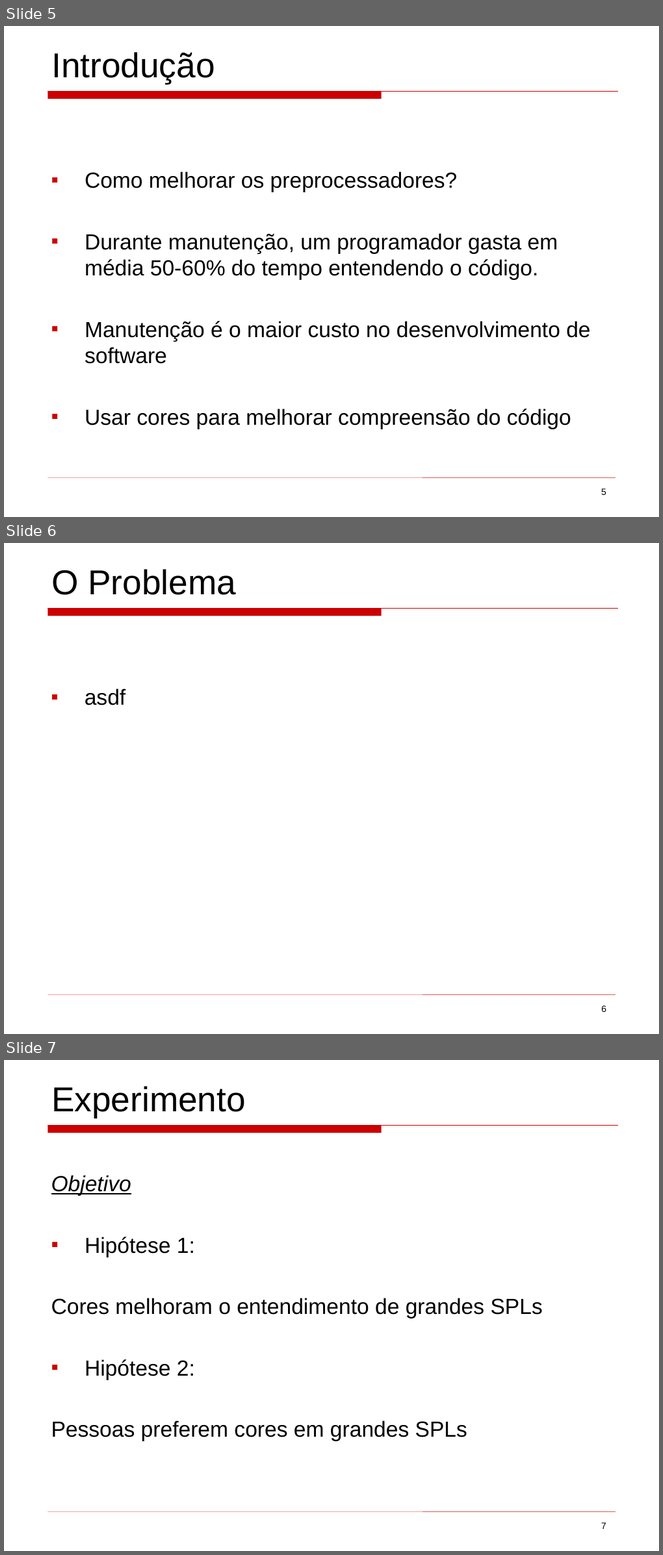
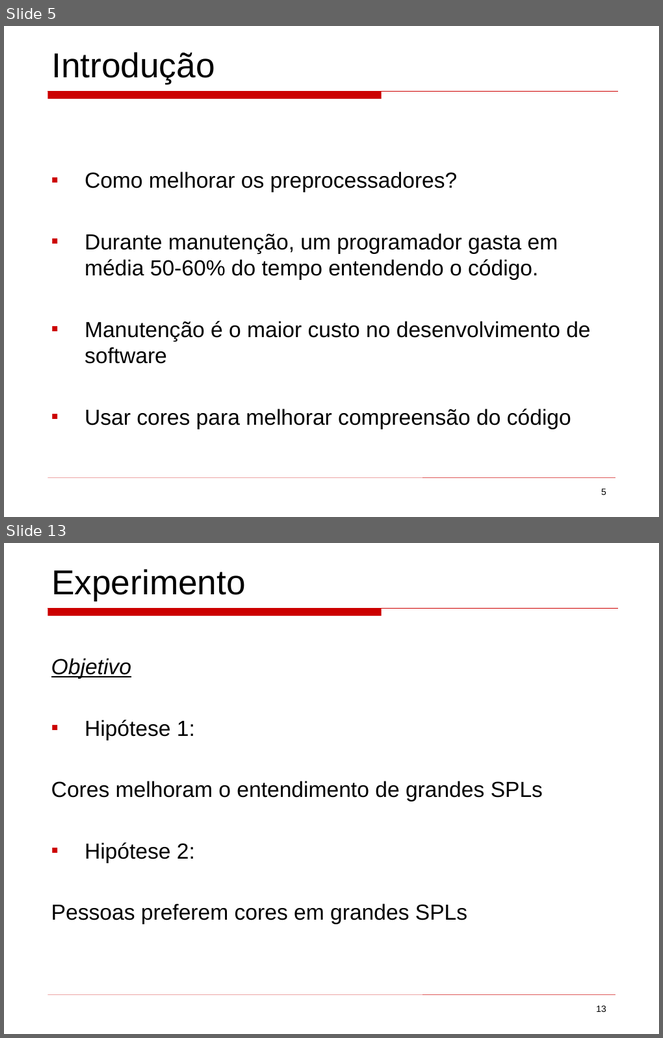
Before and after one commit to mateus51/TPs, a slide deck: ArqSoft/Seminários/background_colors_program_comprehension.ppt. Shown one above the other, each under a label of ours: slides 5, 6 and 7 before the commit, slides 5 and 13 after it; the slides between them are not shown. The pictures are 663x1555 and 663x1038 pixels, drawn with LibreOffice and Linux fonts; fonts in the diff are those of the drawing. Boxes give left, top, right and bottom in pixels: in the first picture for what was removed or moved away, otherwise in the second. Text is boxed around its words. In the diff, an @@ line names an element or a change of style, - is before the commit and + after.

```diff
--- a/ArqSoft/Seminários/background_colors_program_comprehension.ppt
+++ b/ArqSoft/Seminários/background_colors_program_comprehension.ppt
@@ slide 6 removed at [4, 543, 659, 1034], background #FFFFFF; not listed: 2 template elements that a slide beside it also shows @@
@@ text removed at [51, 569, 236, 595] @@
-O Problema
@@ text removed at [85, 689, 126, 705] @@
-▪ asdf
@@ page number removed at [601, 1006, 607, 1012] @@
-6
@@ what was slide 7 is now slide 13 @@
@@ page number at [596, 1006, 607, 1012]: text changed @@
-7
+13
```
Also in this commit, not shown: 2 slides changed, 8 slides added, 25 other slides removed.
